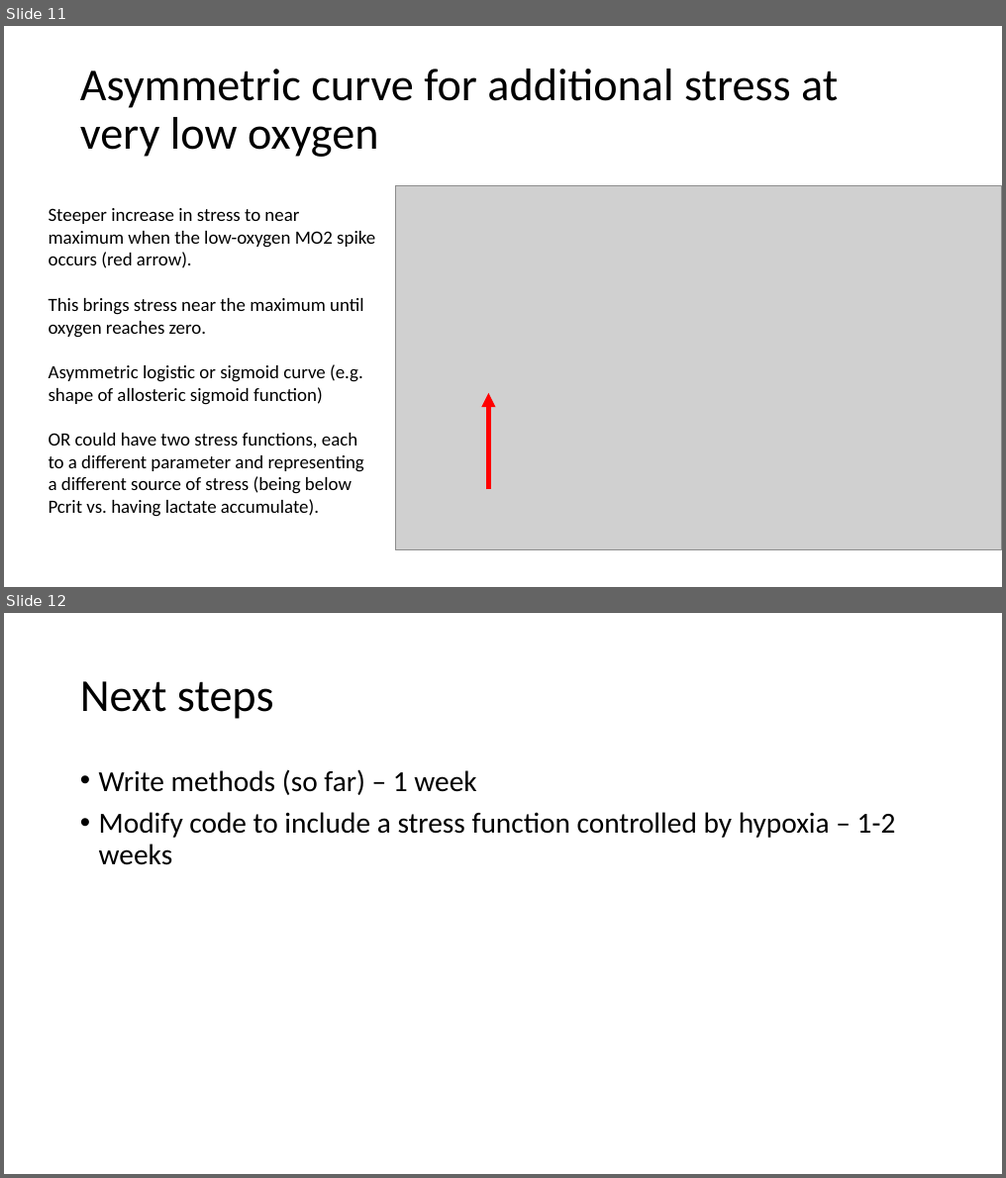
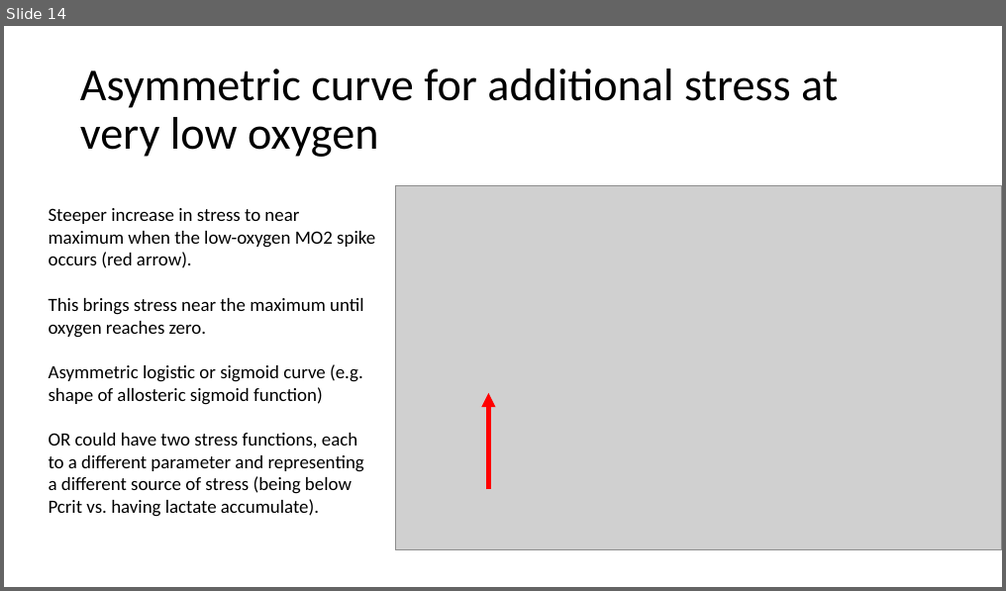
Before and after one commit to tschwemmer/MenidiaOA, a slide deck: DEBkiss results/Current version and updates.pptx. Shown one above the other, each under a label of ours: slides 11 and 12 before the commit, slide 14 after it. The pictures are 1006x1178 and 1006x591 pixels, drawn with LibreOffice and Linux fonts; fonts in the diff are those of the drawing; grey boxes stand for pictures. Boxes give left, top, right and bottom in pixels: in the first picture for what was removed or moved away, otherwise in the second. Text is boxed around its words. In the diff, an @@ line names an element or a change of style, - is before the commit and + after.

```diff
--- a/DEBkiss results/Current version and updates.pptx
+++ b/DEBkiss results/Current version and updates.pptx
@@ slide 12 removed at (x1=4, y1=613, x2=1002, y2=1174), background #FFFFFF @@
@@ title removed at (x1=80, y1=681, x2=274, y2=719) @@
-Next steps
@@ text removed at (x1=99, y1=769, x2=896, y2=865) @@
-• Write methods (so far) – 1 week
-• Modify code to include a stress function controlled by hypoxia – 1-2 weeks
@@ what was slide 11 is now slide 14 @@
```
Also in this commit, not shown: 7 slides changed, 4 slides added, 1 other slide removed, 1 other file.
